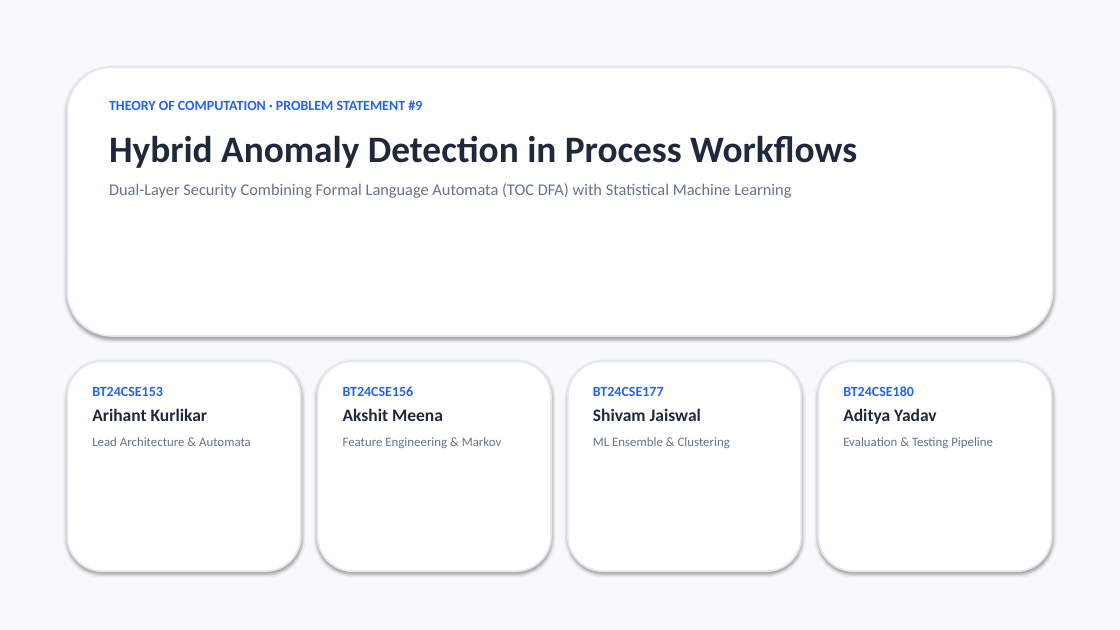
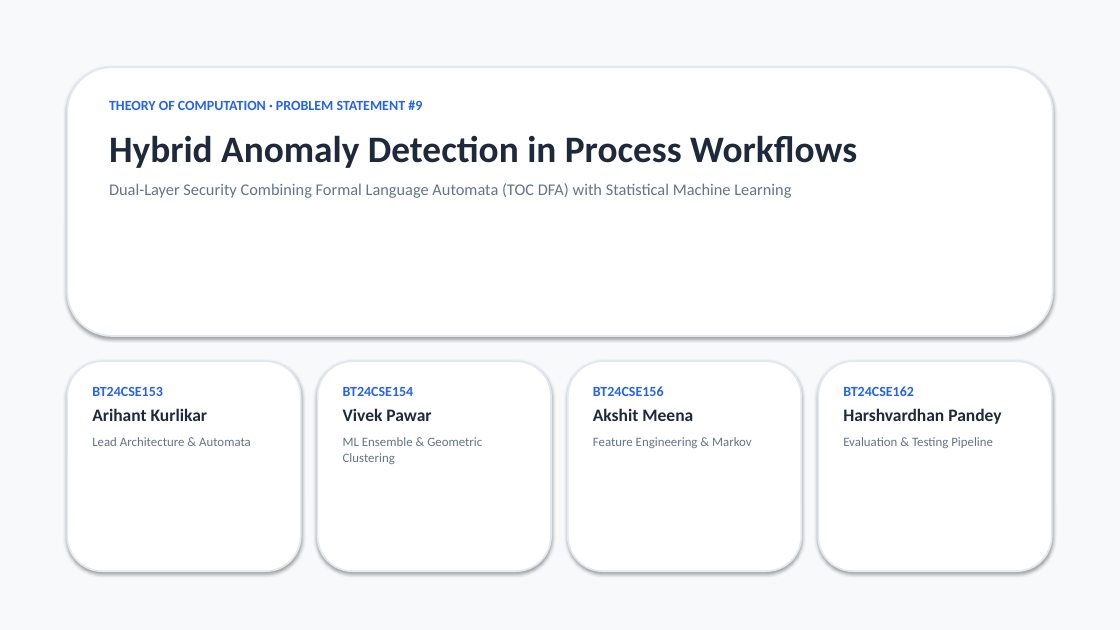
Before and after one commit to k-arihant/TOC-Project, a slide deck: slide 1 of presentation/TOC_PS9_Hybrid_Anomaly_Detection.pptx. Drawn at 1120x630 pixels with LibreOffice and Linux fonts; fonts in the diff are those of the drawing. Boxes give left, top, right and bottom in pixels: in the first picture for what was removed or moved away, otherwise in the second. Text is boxed around its words. In the diff, an @@ line names an element or a change of style, - is before the commit and + after.

Commit message:
Update team members (Vivek Pawar BT24CSE154, Harshvardhan Pandey BT24CSE162) and consolidate important files into imp files folder

```diff
--- a/presentation/TOC_PS9_Hybrid_Anomaly_Detection.pptx
+++ b/presentation/TOC_PS9_Hybrid_Anomaly_Detection.pptx
@@ text at [343,387,482,464]: text changed @@
-BT24CSE156
-Akshit Meena
-Feature Engineering & Markov
+BT24CSE154
+Vivek Pawar
+ML Ensemble & Geometric Clustering
@@ text at [593,386,752,448]: text changed; bold off @@
-BT24CSE177
-Shivam Jaiswal
-ML Ensemble & Clustering
+BT24CSE156
+Akshit Meena
+Feature Engineering & Markov
@@ text at [843,386,1001,424]: text changed @@
-BT24CSE180
-Aditya Yadav
+BT24CSE162
+Harshvardhan Pandey
```
Also in this commit, not shown: 7 other files.
